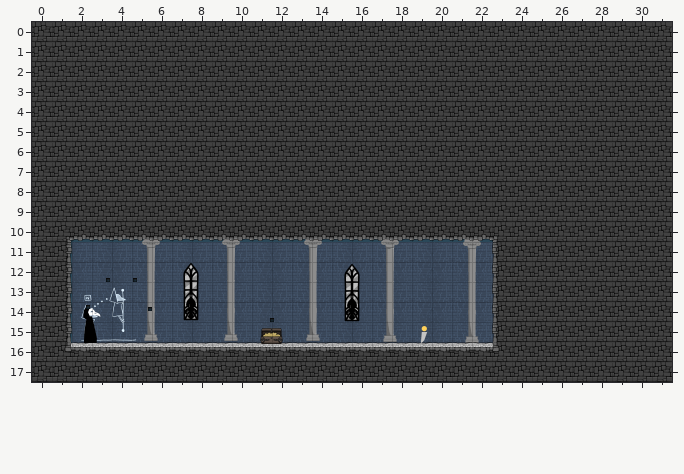
One commit to this Tiled map (JSON): Physics/Physics/assets/level1.tmj. Above is the file before it was changed.
Cells are 300x300 px. Shown: x 0..31, y 0..17.
After:
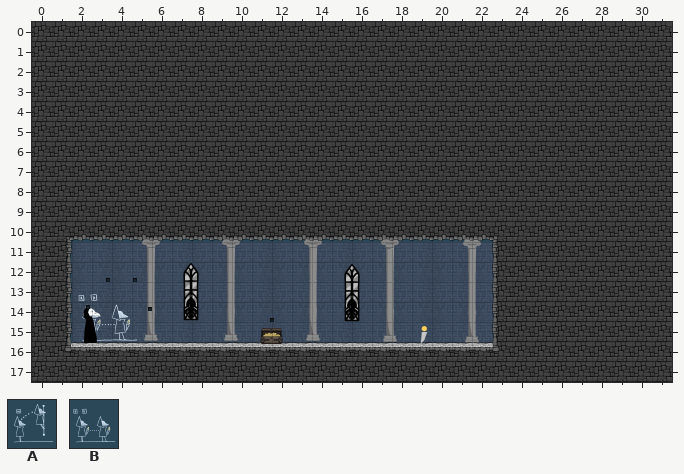
Key: from "backgroundAssets": A 5 "tClimb", B 7 "tMove".
Objects are placed by their top-left corner, in cells (3,4 is the top-left corner of cell 3,4); size is 1x1 cell unless given.
The exact change:
Layer "Background":
added: B "tMove" at 2.1,13 size 3.3x3.3
removed: A "tClimb" at 2.1,13 size 3.3x3.3
Where, in picture pixels (left, top, right, bottom), the same in both pictures:
changed: (78, 287, 137, 341)
